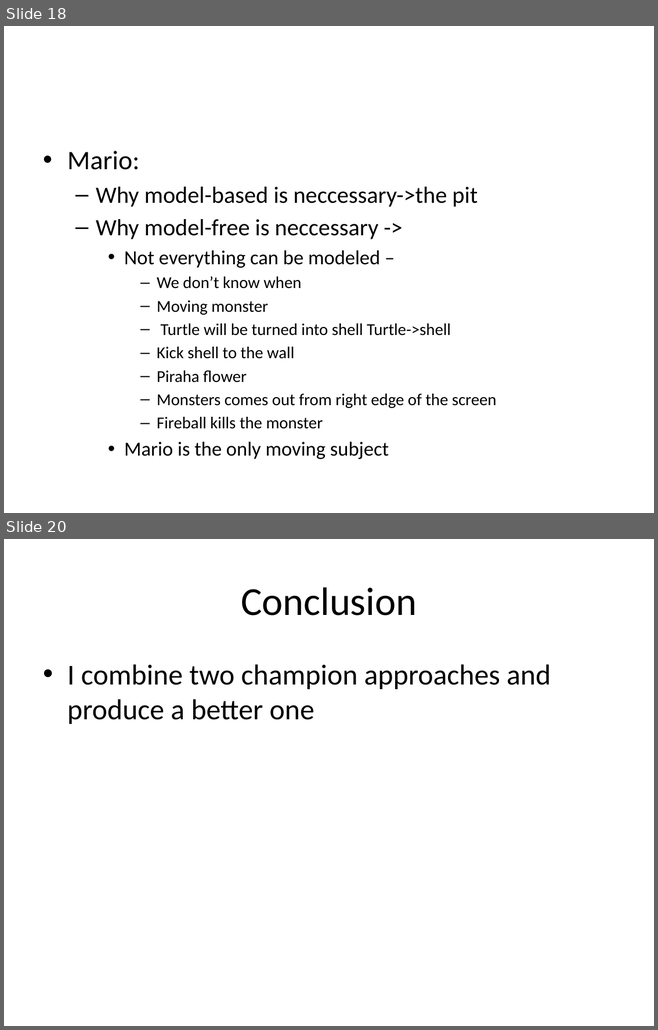
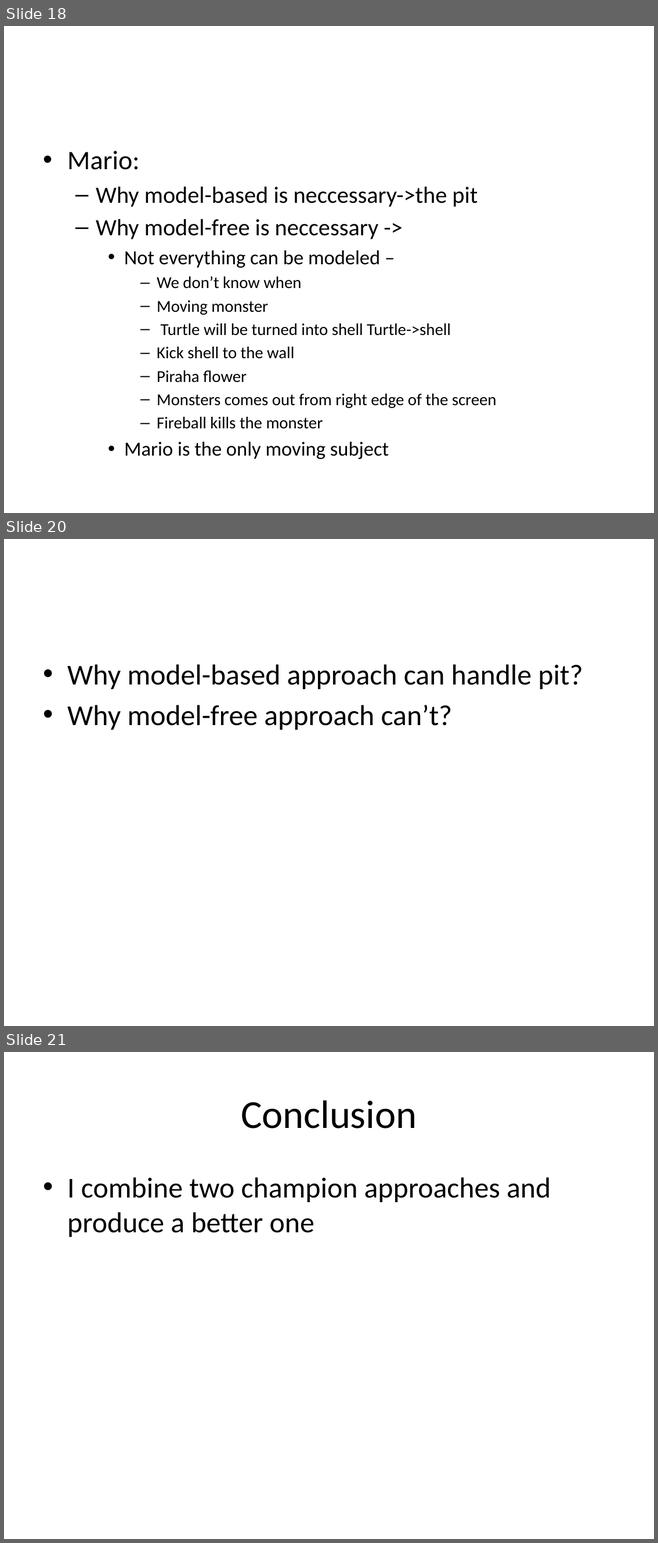
Before and after one commit to lono175/Thesis, a slide deck: OptimalPlanning.pptx. Shown one above the other, each under a label of ours: slides 18 and 20 before the commit, slides 18, 20 and 21 after it; the slides between them are not shown. The pictures are 658x1030 and 658x1543 pixels, drawn with LibreOffice and Linux fonts; fonts in the diff are those of the drawing. Boxes give left, top, right and bottom in pixels: in the first picture for what was removed or moved away, otherwise in the second. Text is boxed around its words. In the diff, an @@ line names an element or a change of style, - is before the commit and + after.

```diff
--- a/OptimalPlanning.pptx
+++ b/OptimalPlanning.pptx
@@ slide 20 added at box(4, 539, 654, 1026), background #FFFFFF @@
@@ text added at box(67, 664, 582, 730), 32 pt, text #000000 @@
+• Why model-based approach can handle pit?
+• Why model-free approach can’t?
@@ what was slide 20 is now slide 21 @@
```
Also in this commit, not shown: 3 slides changed.
